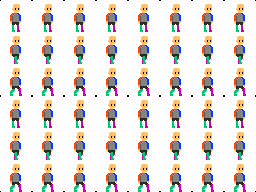
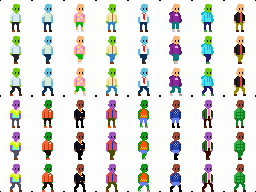
Revision of a layered 256x192 image; what changed, layer by layer:
removed layer "Layer 16" over [10, 4, 246, 192]
added layer "Layer 62" above "Layer 17" over [10, 4, 246, 192]
added layer "Layer 17" above "Background" over [10, 4, 246, 192]
